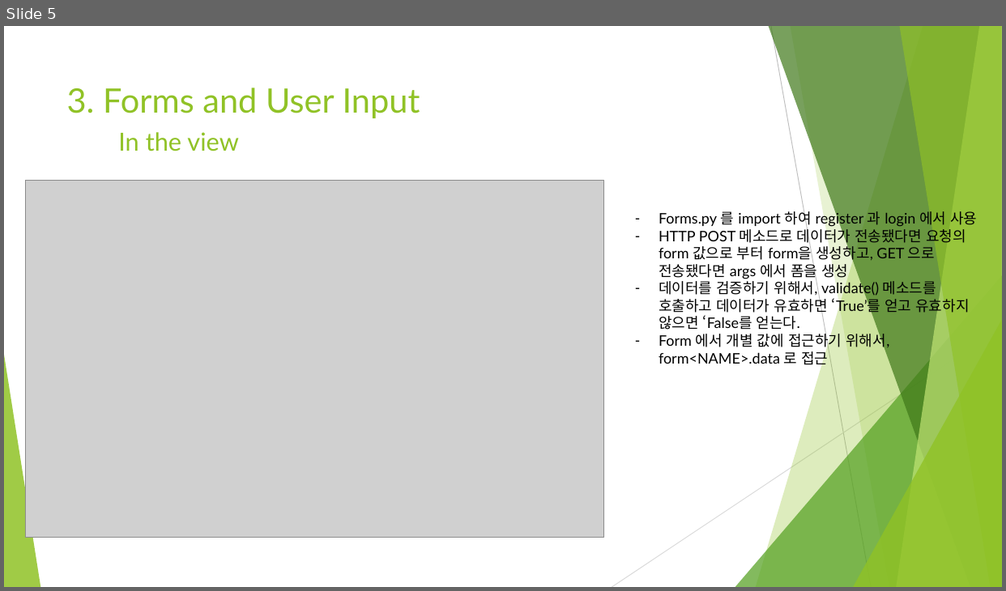
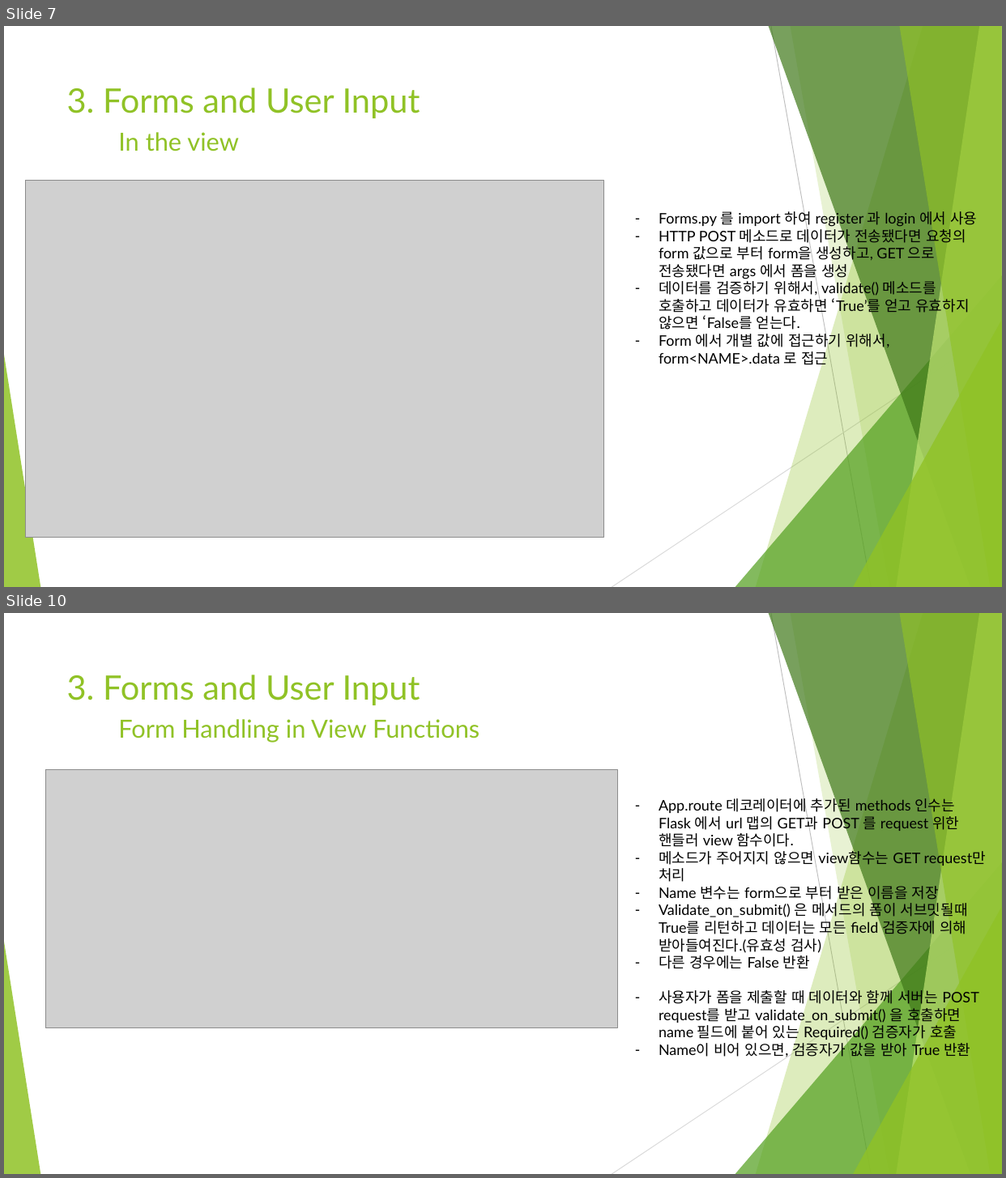
Before and after one commit to Heechul90/Flask, a slide deck: Study/03. Forms and User Input/Forms and User Input.pptx. Shown one above the other, each under a label of ours: slide 5 before the commit, slides 7 and 10 after it; the slides between them are not shown. The pictures are 1006x591 and 1006x1178 pixels, drawn with LibreOffice and Linux fonts; fonts in the diff are those of the drawing; grey boxes stand for pictures. Boxes give left, top, right and bottom in pixels: in the first picture for what was removed or moved away, otherwise in the second. Text is boxed around its words. In the diff, an @@ line names an element or a change of style, - is before the commit and + after.

Commit message:
flask about forms and input user

```diff
--- a/Study/03. Forms and User Input/Forms and User Input.pptx
+++ b/Study/03. Forms and User Input/Forms and User Input.pptx
@@ slide 10 added at box(4, 613, 1002, 1174), background #FFFFFF; not listed: 10 template elements that a slide beside it also shows @@
@@ title added at box(67, 675, 420, 705), 32.4 pt, text #90C226 @@
+3. Forms and User Input
@@ text added at box(118, 719, 479, 743), 24 pt, text #90C226 @@
+Form Handling in View Functions
@@ picture added at box(46, 769, 618, 1028) @@
@@ text added at box(658, 796, 986, 1060), 14 pt, text #000000 @@
+– App.route 데코레이터에 추가된 methods 인수는 Flask 에서 url 맵의 GET과 POST 를 request 위한 핸들러 view 함수이다.
+– 메소드가 주어지지 않으면 view함수는 GET request만 처리
+– Name 변수는 form으로 부터 받은 이름을 저장
+– Validate_on_submit() 은 메서드의 폼이 서브밋될때 True를 리턴하고 데이터는 모든 field 검증자에 의해 받아들여진다.(유효성 검사)
+– 다른 경우에는 False 반환
+– 사용자가 폼을 제출할 때 데이터와 함께 서버는 POST request를 받고 validate_on_submit() 을 호출하면 name 필드에 붙어 있는 Required() 검증자가 호출
+– Name이 비어 있으면, 검증자가 값을 받아 True 반환
@@ what was slide 5 is now slide 7 @@
```
Also in this commit, not shown: 5 other slides added, 1 other file.
